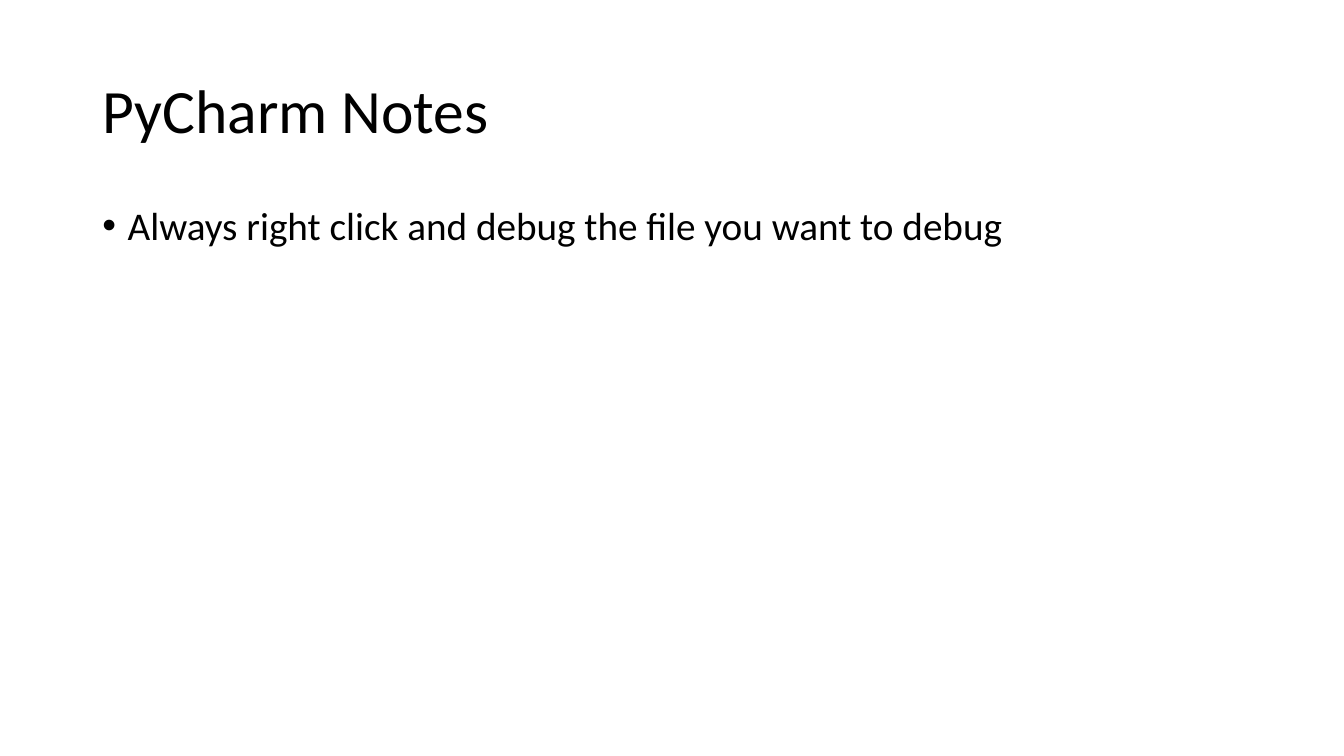
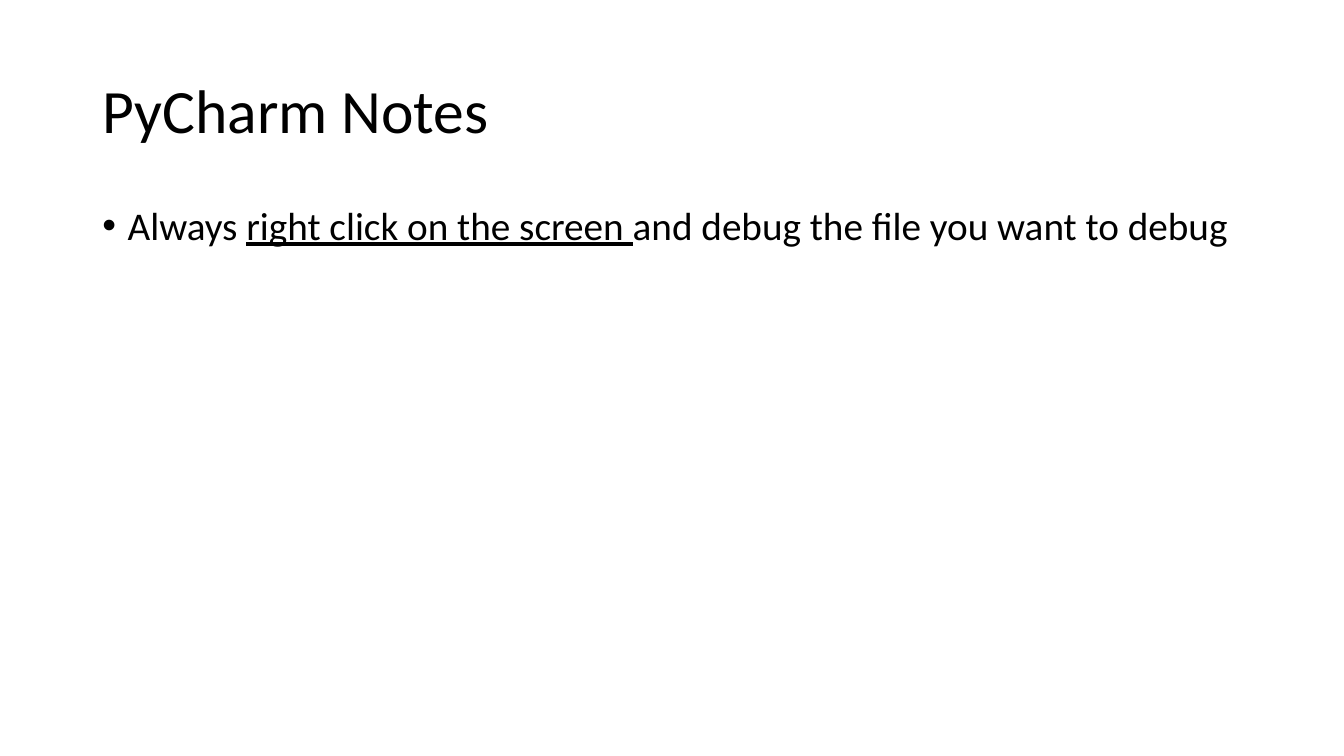
Before and after one commit to jjahanip/BIOF063, a slide deck: slide 16 of day_1/day_1.pptx. Drawn at 1344x756 pixels with LibreOffice and Linux fonts; fonts in the diff are those of the drawing. Boxes give left, top, right and bottom in pixels: in the first picture for what was removed or moved away, otherwise in the second. Text is boxed around its words. In the diff, an @@ line names an element or a change of style, - is before the commit and + after.

Commit message:
update day 1

```diff
--- a/day_1/day_1.pptx
+++ b/day_1/day_1.pptx
@@ text at <box>128,212,1228,247</box>: text changed @@
-• Always right click and debug the file you want to debug
+• Always right click on the screen and debug the file you want to debug
```
